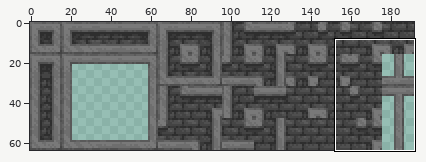
Sprite sheet, stored at Assets/Sprites/Sprites_Tilemap/TileMapGood/Pared/Lined Brick.png. Above, an overview of the earlier version with the close-up marked.
Close-up. First the earlier version:
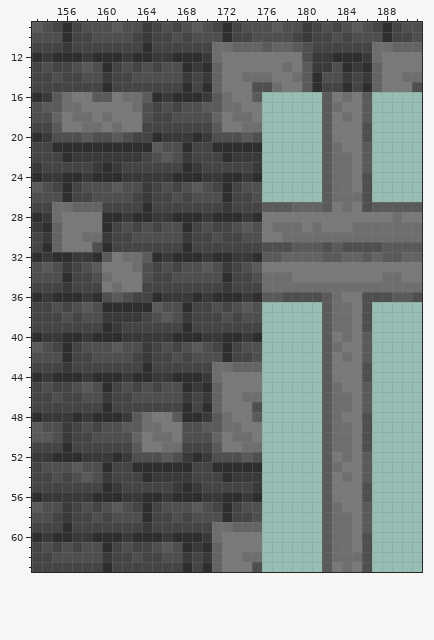
The file is 192x64 pixels. Colours within 5 levels of each other are drawn and written as one. Shown: x 153..191, y 9..63. The commit also changed other parts of the picture, which this record leaves out.
After the commit:
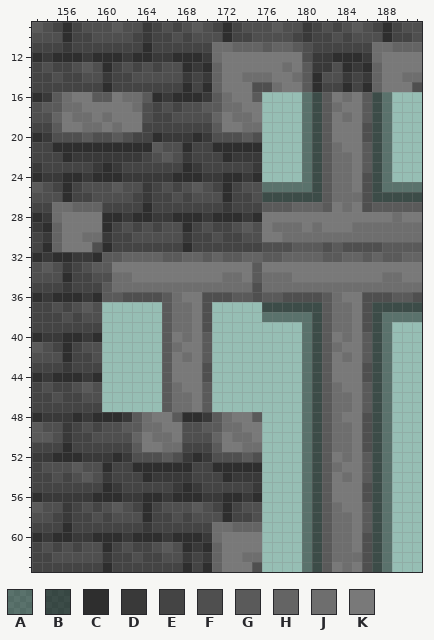
Palette (. is transparent): A #00000066  B #00000099  C #2e2e2e  D #393939  E #444444  F #4f4f4f  G #5a5a5a  H #646464  J #6e6e6e  K #797979
From old to new:
Changed rows in their new state; - is an unchanged pixel.
first column x 176:
16 ----AB-----BA---
17 ----AB-----BA---
18 ----AB-----BA---
19 ----AB-----BA---
20 ----AB-----BA---
21 ----AB-----BA---
22 ----AB-----BA---
23 ----AB-----BA---
24 ----AB-----BA---
25 AAAAAB-----BAAAA
26 BBBBBB-----BBBBB
first column x 160:
32 -GHHHHGGHHGHGGHH----------------
33 G--KKKKKKKKKKKK-----------------
34 FJJ-KKKKKKKKJJKG----------------
35 G-JJJJJJJJJJJJJF----------------
36 G--FFFGJKKFFFGGF----------------
37 ......GJJKF.....BBBBBB-----BBBBB
38 ......-JJKF.....AAAAAB-----BAAAA
39 ......GJJKF.....----AB-----BA---
40 ......GKJKG.....----AB-----BA---
41 ......GJKKG.....----AB-----BA---
42 ......GKJKG.....----AB-----BA---
43 ......GKKKF.....----AB-----BA---
44 ......GKKKF.....----AB-----BA---
45 ......GJKKG.....----AB-----BA---
46 ......GJJKG.....----AB-----BA---
47 ......GJJKG.....----AB-----BA---
48 --------------------AB-----BA---
49 --------------------AB-----BA---
50 --------------------AB-----BA---
51 --------------------AB-----BA---
52 --------------------AB-----BA---
53 --------------------AB-----BA---
54 --------------------AB-----BA---
55 --------------------AB-----BA---
56 --------------------AB-----BA---
57 --------------------AB-----BA---
58 --------------------AB-----BA---
59 --------------------AB-----BA---
60 --------------------AB-----BA---
61 --------------------AB-----BA---
62 --------------------AB-----BA---
63 --------------------AB-----BA---
Changed places in both close-ups, as pixel boxes (x1, y1, x2, y2):
added: (262, 92, 322, 202)
added: (372, 92, 422, 202)
changed: (102, 252, 322, 572)
added: (372, 302, 422, 572)
